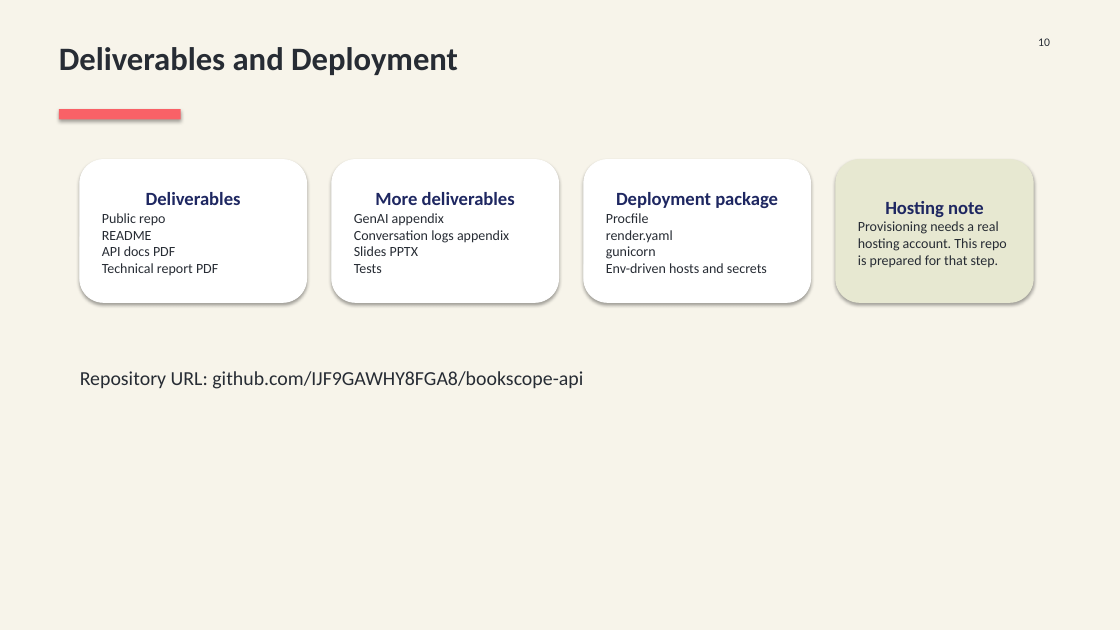
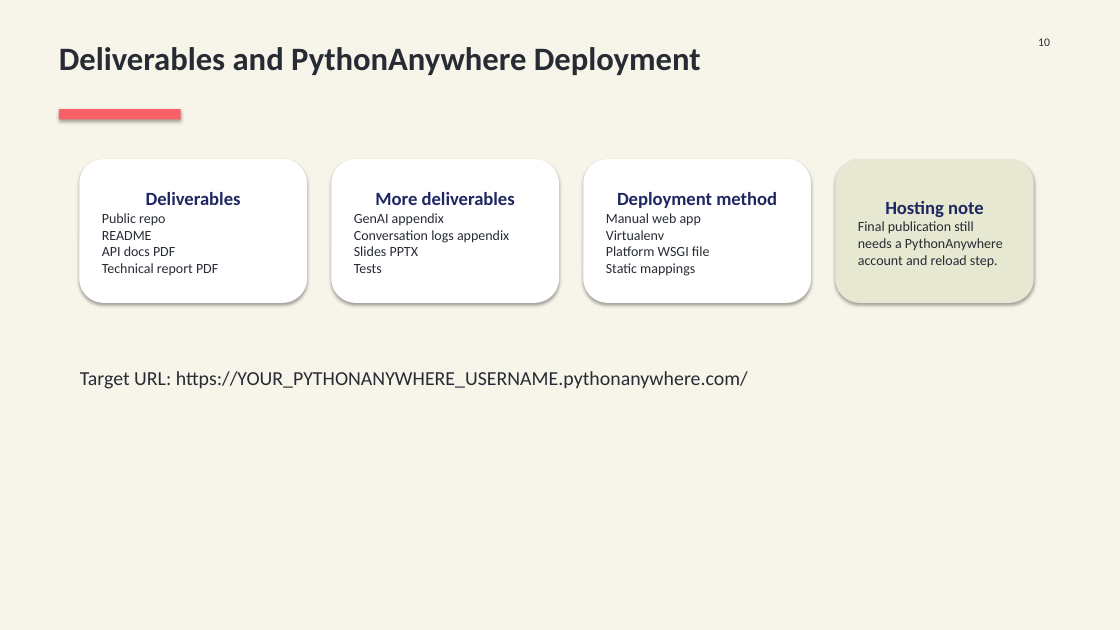
Before and after one commit to IJF9GAWHY8FGA8/bookscope-api, a slide deck: slide 10 of slides/bookscope_presentation.pptx. Drawn at 1120x630 pixels with LibreOffice and Linux fonts; fonts in the diff are those of the drawing. Boxes give left, top, right and bottom in pixels: in the first picture for what was removed or moved away, otherwise in the second. Text is boxed around its words. In the diff, an @@ line names an element or a change of style, - is before the commit and + after.

Commit message:
docs: switch deployment package to PythonAnywhere

```diff
--- a/slides/bookscope_presentation.pptx
+++ b/slides/bookscope_presentation.pptx
@@ text at box(59, 47, 701, 75): text changed @@
-Deliverables and Deployment
+Deliverables and PythonAnywhere Deployment
@@ text in rounded rectangle at box(606, 192, 777, 276): text changed @@
-Deployment package
-Procfile
-render.yaml
-gunicorn
-Env-driven hosts and secrets
+Deployment method
+Manual web app
+Virtualenv
+Platform WSGI file
+Static mappings
@@ text in rounded rectangle at box(858, 221, 1003, 268): text changed @@
-Provisioning needs a real hosting account. This repo is prepared for that step.
+Final publication still needs a PythonAnywhere account and reload step.
@@ text at box(80, 371, 748, 389): text changed @@
-Repository URL: github.com/IJF9GAWHY8FGA8/bookscope-api
+Target URL: https://YOUR_PYTHONANYWHERE_USERNAME.pythonanywhere.com/
```
Also in this commit, not shown: 1 other slide changed, 15 other files.
